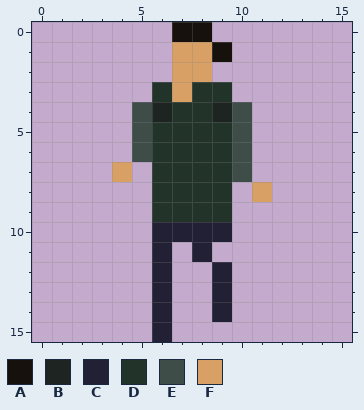
Pixel-art sprite -- app/assets/images/sprites/characters/willy/downward/walking6.png. The picture above was drawn from the file before the commit.
The file is 16x16 pixels.
Palette (. is transparent): A #17110e  B #1d2422  C #222034  D #22332a  E #3f4d48  F #d9a066
Pixels before, first column x 4:
 0 ...AA...
 1 ...FFA..
 2 ...FF...
 3 ..DFDD..
 4 .EBDDBE.
 5 .EDDDDE.
 6 .EDDDDE.
 7 F.DDDDE.
 8 ..DDDD.F
 9 ..DDDD..
10 ..CCCC..
11 ..C.C...
12 ..C..C..
13 ..C..C..
14 ..C..C..
15 ..C.....
After:
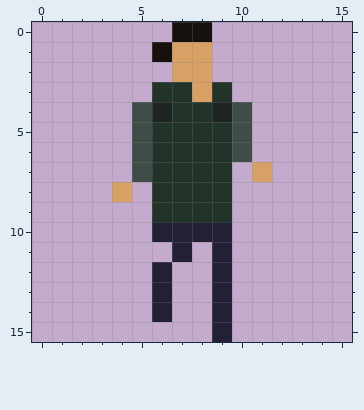
Difference:
y 1: x 6 . -> A; x 9 A -> .
y 3: x 7..8 FD -> DF
y 7: x 4..5 F. -> .E; x 10..11 E. -> .F
y 8: x 4 . -> F; x 11 F -> .
y 11: x 6..9 C.C. -> .C.C
y 15: x 6 C -> .; x 9 . -> C
